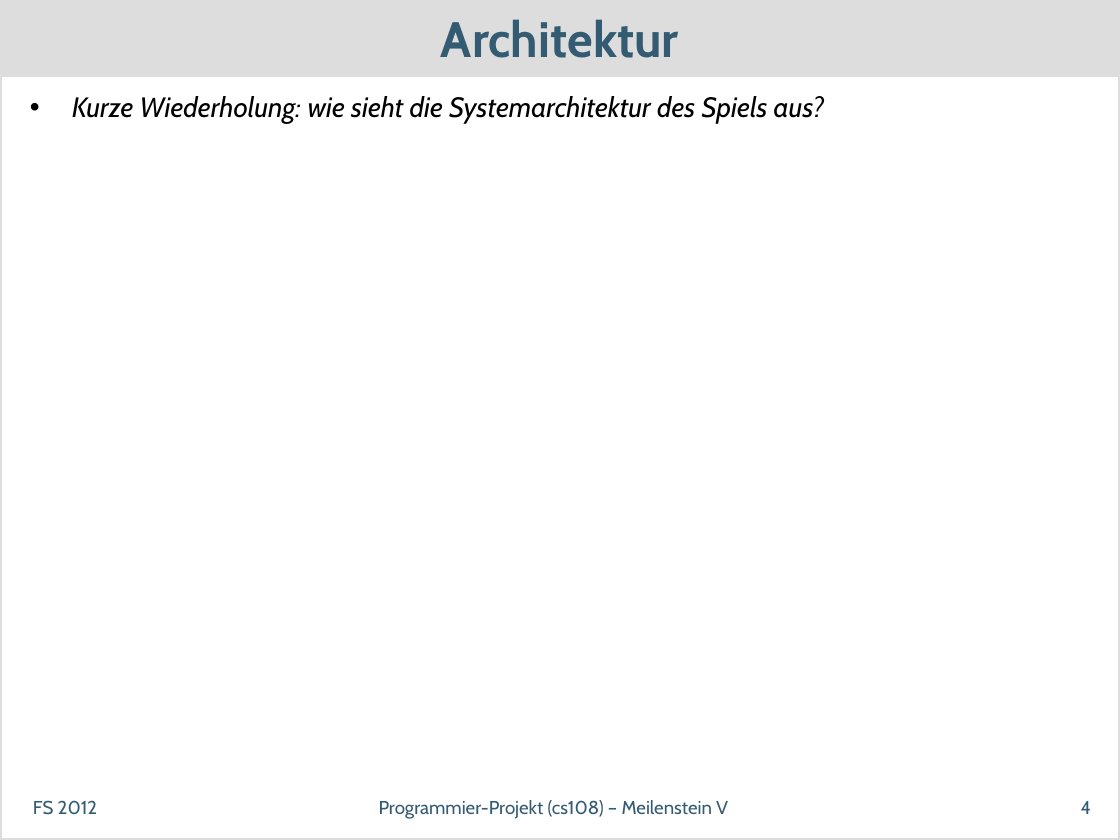
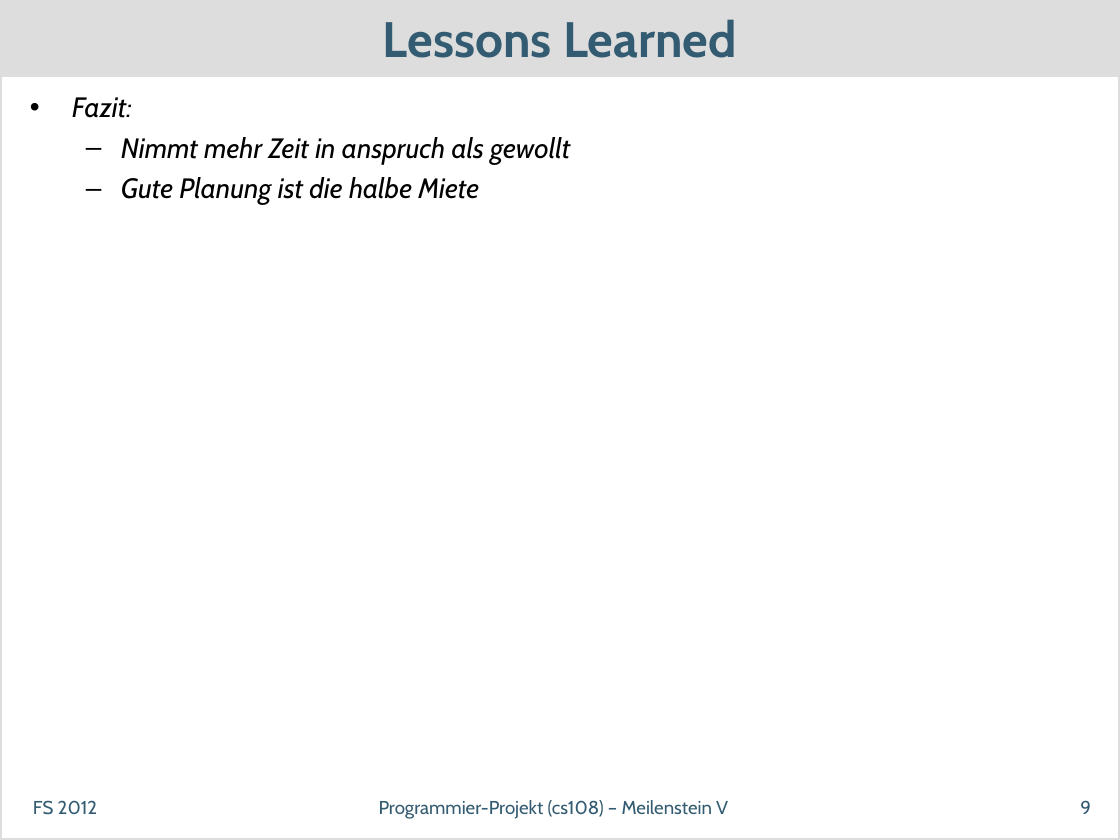
Before and after one commit to dihydrogenmonoxide/CS108, a slide deck: slide 9 of presentations/milestone_5/SwissDefcon_MS5.odp (slide 4 before the commit). Drawn at 1120x840 pixels with LibreOffice and Linux fonts; fonts in the diff are those of the drawing. Boxes give left, top, right and bottom in pixels: in the first picture for what was removed or moved away, otherwise in the second. Text is boxed around its words. In the diff, an @@ line names an element or a change of style, - is before the commit and + after.

```diff
--- a/presentations/milestone_5/SwissDefcon_MS5.odp
+++ b/presentations/milestone_5/SwissDefcon_MS5.odp
@@ title at [383,19,737,58]: text changed @@
-Architektur
+Lessons Learned
@@ text at [72,97,570,205]: text changed @@
-• Kurze Wiederholung: wie sieht die Systemarchitektur des Spiels aus?
+• Fazit:
+  – Nimmt mehr Zeit in anspruch als gewollt
+  – Gute Planung ist die halbe Miete
@@ page number at [1080,800,1091,814]: text changed @@
-4
+9
```
Also in this commit, not shown: 3 other slides changed, 1 slide added, 2 slides removed.
